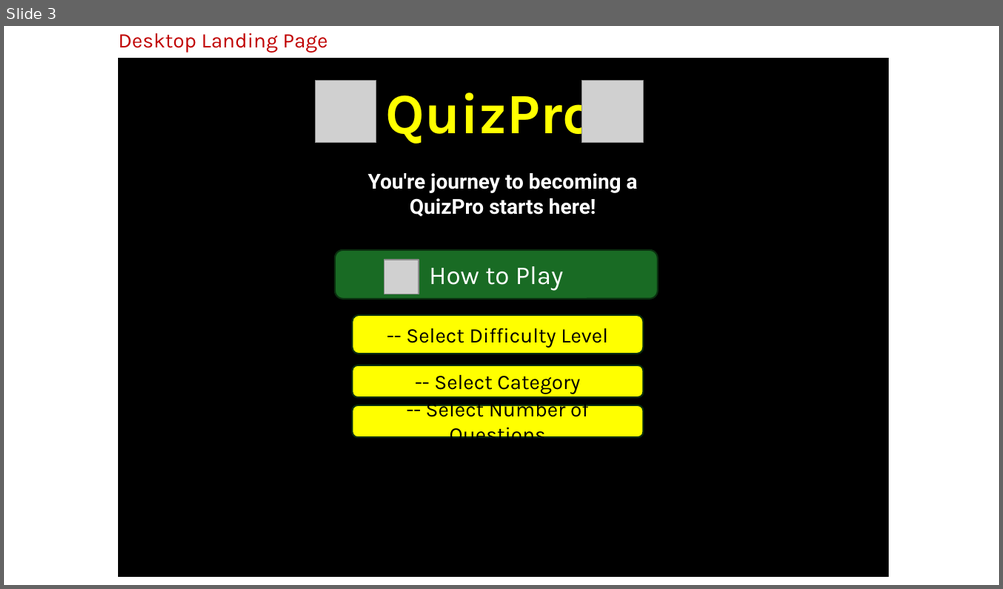
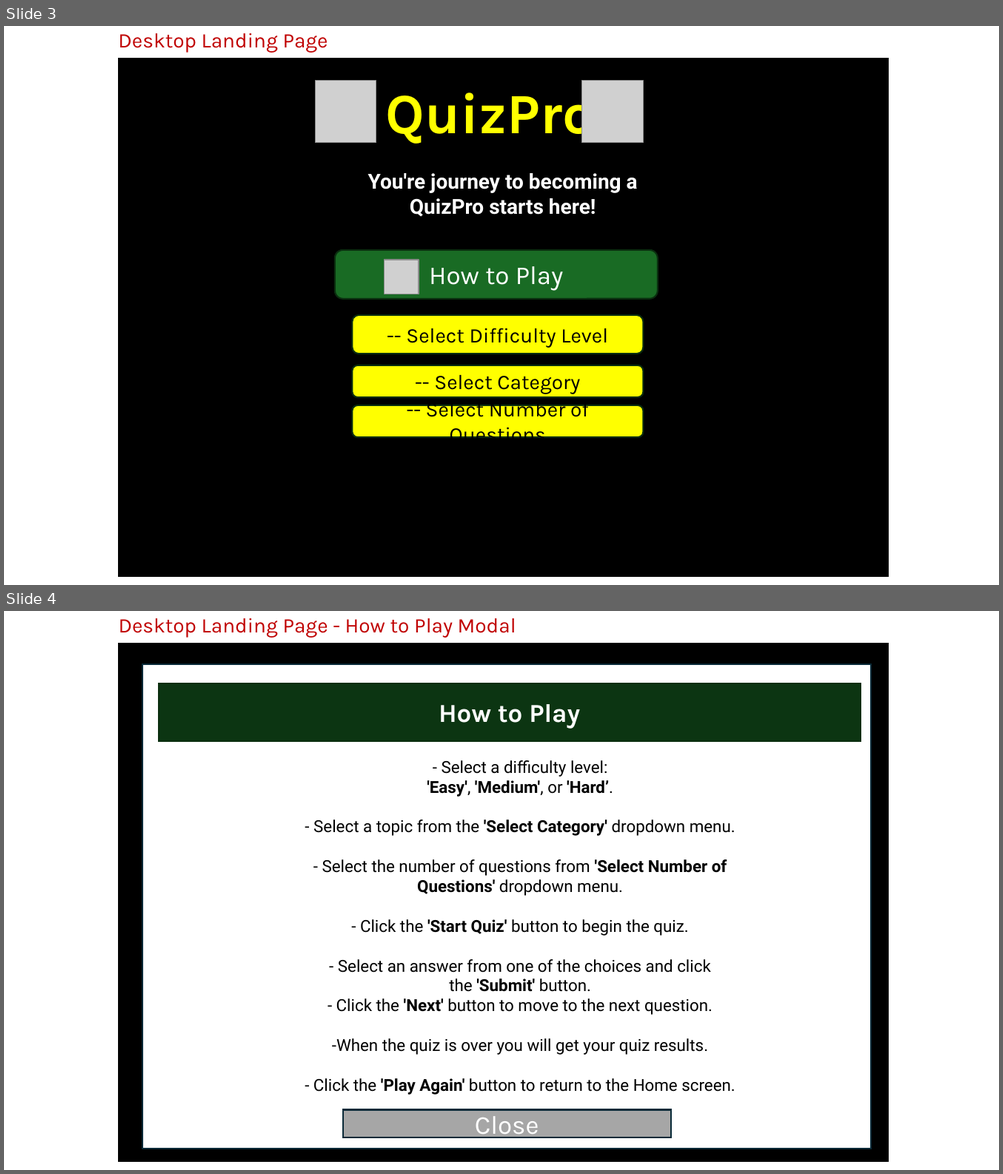
Before and after one commit to ProfessorJames/quizpro, a slide deck: assets/wireframes/PP2 - Wireframes.pptx. Shown one above the other, each under a label of ours: slide 3 before the commit, slides 3 and 4 after it. The pictures are 1003x589 and 1003x1174 pixels, drawn with LibreOffice and Linux fonts; fonts in the diff are those of the drawing; grey boxes stand for pictures. Boxes give left, top, right and bottom in pixels: in the first picture for what was removed or moved away, otherwise in the second. Text is boxed around its words. In the diff, an @@ line names an element or a change of style, - is before the commit and + after.

```diff
--- a/assets/wireframes/PP2 - Wireframes.pptx
+++ b/assets/wireframes/PP2 - Wireframes.pptx
@@ slide 4 added at bbox=[4, 611, 999, 1170], background #FFFFFF @@
@@ text added at bbox=[119, 618, 516, 638], 20 pt, text #C00000 @@
+Desktop Landing Page - How to Play Modal
@@ rectangle added at bbox=[119, 643, 888, 1161], fill #000000, outline #000000 1.5 pt @@
@@ rectangle added at bbox=[143, 665, 871, 1149], fill #FFFFFF, outline #092A39 1.5 pt @@
@@ rectangle added at bbox=[159, 684, 859, 741], fill #0D3612, outline #0B2F10 1.5 pt, 25 pt, text #FFFFFF, bold @@
+How to Play
@@ text added at bbox=[313, 760, 735, 1095], 16 pt, text #000000 @@
+  - Select a difficulty level:
+  'Easy', 'Medium', or 'Hard’.
+  - Select a topic from the 'Select Category' dropdown menu.
+  - Select the number of questions from 'Select Number of Questions' dropdown menu.
+  - Click the 'Start Quiz' button to begin the quiz.
+  - Select an answer from one of the choices and click the 'Submit' button.
+  - Click the 'Next' button to move to the next question.
+  -When the quiz is over you will get your quiz results.
+  - Click the 'Play Again' button to return to the Home screen.
@@ rectangle added at bbox=[343, 1111, 670, 1138], fill #A6A6A6, outline #092A39 1.5 pt, 25 pt, text #FFFFFF @@
+Close
```
Also in this commit, not shown: 2 slides changed, 9 other slides added, 1 other file.
